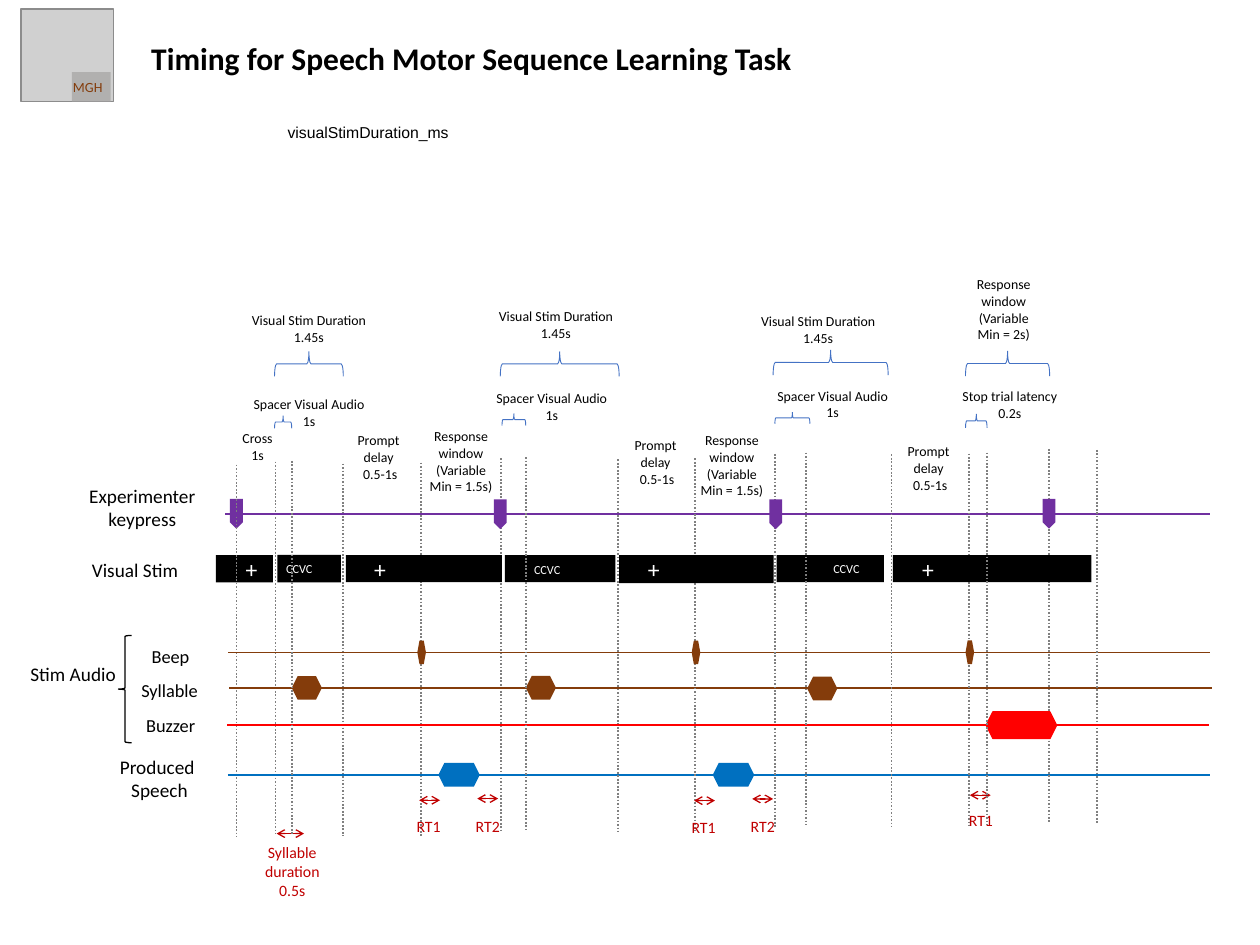
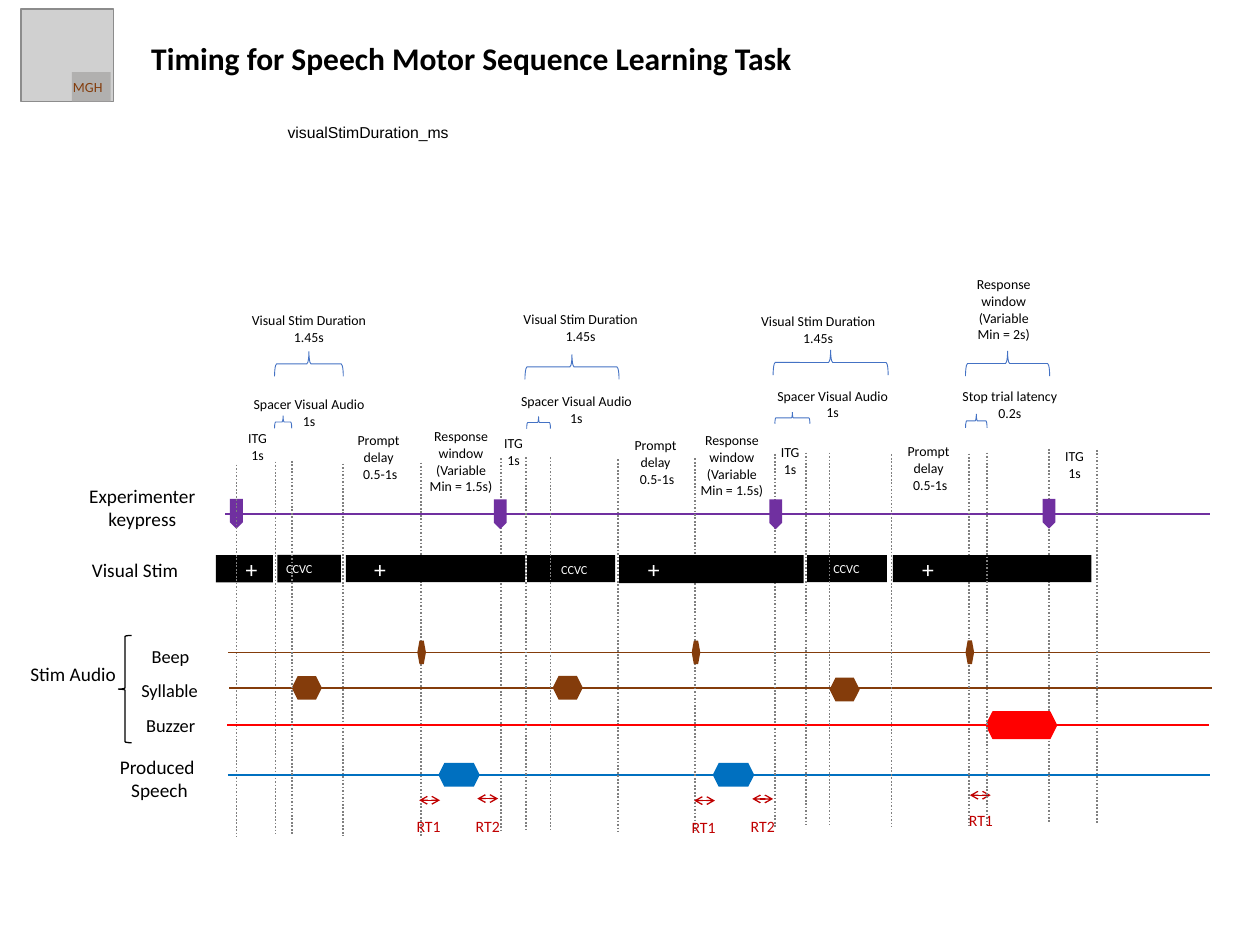
Before and after one commit to Brain-Modulation-Lab/Task_SpeechMotorSequenceLearning, a slide deck: slide 1 of docs/SMSL-Task-Timing-Diagram.pptx. Drawn at 1260x945 pixels with LibreOffice and Linux fonts; fonts in the diff are those of the drawing; grey boxes stand for pictures. Boxes give left, top, right and bottom in pixels: in the first picture for what was removed or moved away, otherwise in the second. Text is boxed around its words. In the diff, an @@ line names an element or a change of style, - is before the commit and + after.

```diff
--- a/docs/SMSL-Task-Timing-Diagram.pptx
+++ b/docs/SMSL-Task-Timing-Diagram.pptx
@@ text "Visual Stim Duration": place and size @@
-text "Visual Stim Duration" at [499,311,613,338]
+text "Visual Stim Duration" at [523,314,637,341]
@@ right brace: place and size @@
-right brace at [500,352,619,377]
+right brace at [525,355,619,380]
@@ text "Spacer Visual Audio": place and size @@
-text "Spacer Visual Audio" at [496,393,607,420]
+text "Spacer Visual Audio" at [521,396,632,423]
@@ right brace: place and size @@
-right brace at [502,414,526,427]
+right brace at [527,416,551,429]
@@ text at [248,434,267,443]: text changed @@
-Cross
+ITG
@@ text added at [504,439,523,465], 7.9 pt, text #000000 @@
+ITG
+1s
@@ text added at [781,448,800,474], 7.9 pt, text #000000 @@
+ITG
+1s
@@ line added from (551, 457) to (551, 830), #808080 1 pt dashed @@
@@ line added from (829, 452) to (829, 825), #808080 1 pt dashed @@
@@ text added at [1065,452,1084,478], 7.9 pt, text #000000 @@
+ITG
+1s
@@ rectangle: place and size @@
-rectangle at [345,556,501,582]
+rectangle at [345,556,524,582]
@@ rectangle: place and size @@
-rectangle at [505,556,616,583]
+rectangle at [527,556,615,583]
@@ text "CCVC": place and size @@
-text "CCVC" at [534,566,560,574]
+text "CCVC" at [561,566,587,574]
@@ rectangle: place and size @@
-rectangle at [619,556,774,583]
+rectangle at [619,556,803,583]
@@ rectangle: place and size @@
-rectangle at [776,556,883,583]
+rectangle at [808,556,887,583]
@@ hexagon: place and size @@
-hexagon at [525,675,556,699]
+hexagon at [553,675,583,699]
@@ hexagon: place and size @@
-hexagon at [808,677,838,701]
+hexagon at [829,678,859,702]
@@ double arrow removed from (277, 834) to (304, 834) @@
@@ text removed at [265,847,320,896] @@
-Syllable duration 0.5s
```
Also in this commit, not shown: 6 other files.
